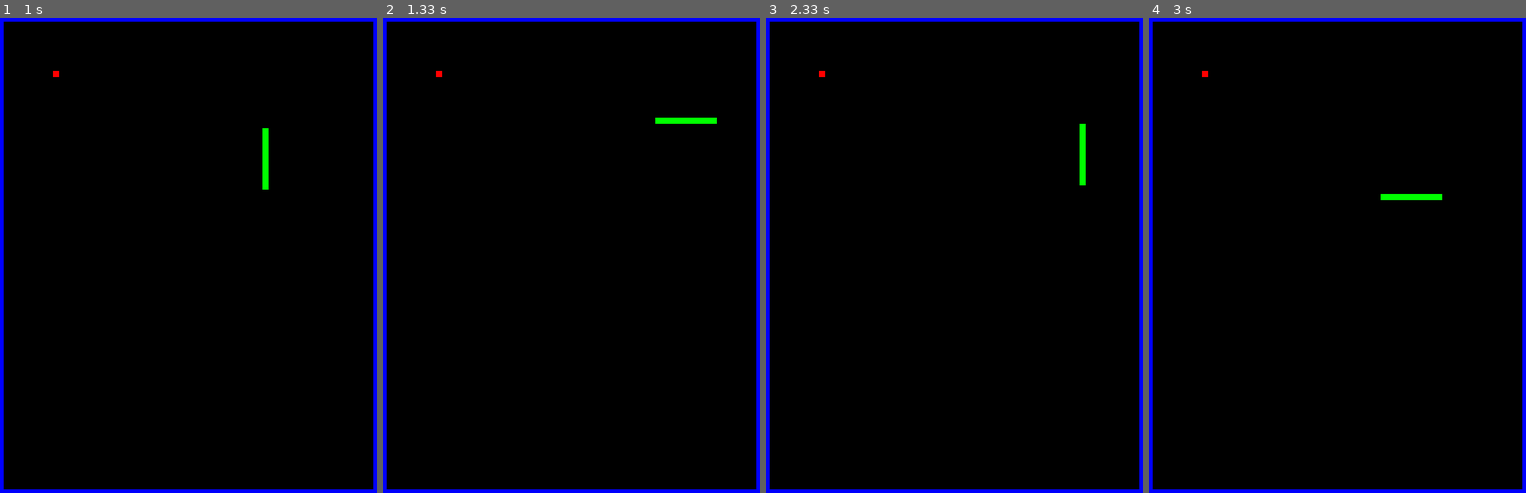
Above: before the commit, frames 1-4 (left to right).
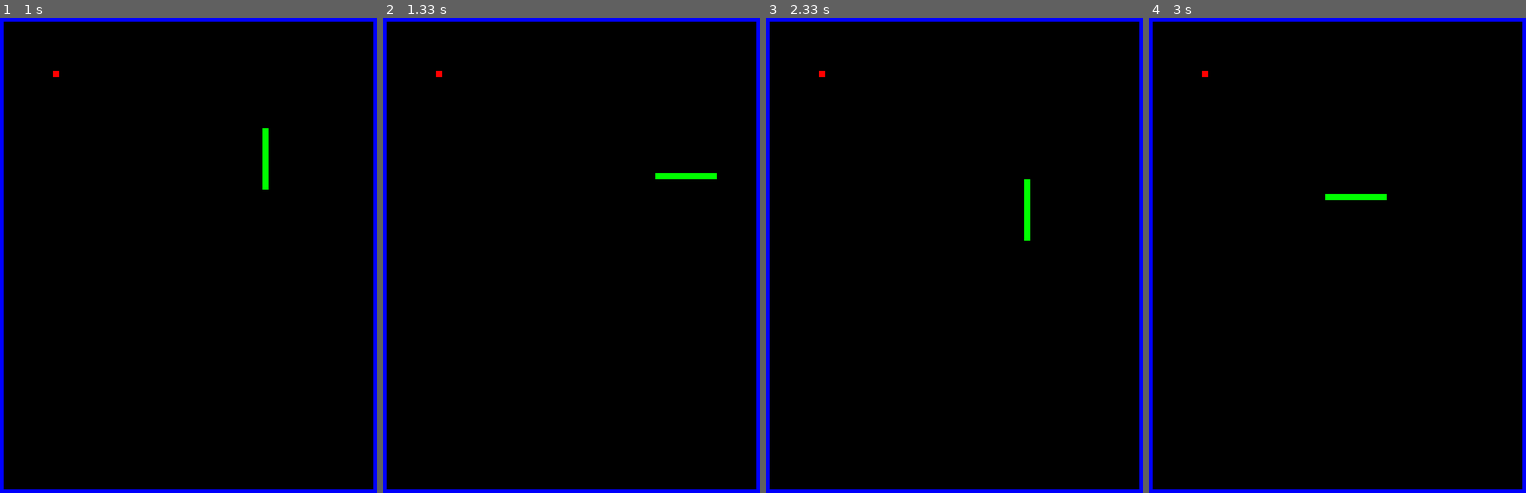
Above: after the commit, the same moments.

Repository: sd18spring/InteractiveProgramming
Game: pygame game, started from SnakeWithBoundary.py
The game is run twice, just before and just after one commit, with the same random seed, the same clock (stepped at 60 frames per second) and the same inputs.
Inputs:
- Up to frame 1 (1 s): hold Right 0.33-0.8 s; hold Up from 0.83 s (still down)
- Up to frame 2 (1.33 s): release Up at 1.13 s; hold Right from 1.17 s (still down)
- Up to frame 3 (2.33 s): release Right at 1.63 s; hold Left 1.67-2.2 s; hold Down from 2.23 s (still down)
- Up to frame 4 (3 s): release Down at 2.53 s; hold Left 2.57-2.97 s

Frame 1 is identical in both runs. In frame 2, 0.4% of the frame differs, in the area x 72-89%, y 20-34%; in frame 3, 0.4%; in frame 4, 0.4%.

Commit message:
Snake Project with Boundary

Diff:
--- a/SnakeWithBoundary.py
+++ b/SnakeWithBoundary.py
@@ -124,8 +124,8 @@
         if event.key == pygame.K_DOWN:
             if abs(self.model.Snake[-1].vy) == -.1:
                 return
-            if self.model.Snake[-1].vx == -.1:
-                self.model.Snake.reverse()
+            #if self.model.Snake[-1].vx == -.1:
+            #    self.model.Snake.reverse()
             while self.model.Snake[0].x != self.model.Snake[-1].x:
                 for i in range(len(self.model.Snake)-1):
                     self.model.Snake[i].x += self.model.Snake[i+1].x - self.model.Snake[i].x
@@ -142,8 +142,8 @@
         if event.key == pygame.K_LEFT:
             if abs(self.model.Snake[-1].vx) == -.1:
                 return
-            if self.model.Snake[-1].vy == .1:
-                self.model.Snake.reverse()
+            #if self.model.Snake[-1].vy == .1:
+            #    self.model.Snake.reverse()
             while self.model.Snake[0].y != self.model.Snake[-1].y:
                 for i in range(len(self.model.Snake)-1):
                     self.model.Snake[i].x += self.model.Snake[i+1].x - self.model.Snake[i].x
@@ -159,8 +159,8 @@
         if event.key == pygame.K_RIGHT:
             if abs(self.model.Snake[-1].vx) == -.1:
                 return
-            if self.model.Snake[-1].vy == -.1:
-                self.model.Snake.reverse()
+            #if self.model.Snake[-1].vy == -.1:
+            #    self.model.Snake.reverse()
             while self.model.Snake[0].y != self.model.Snake[-1].y:
                 for i in range(len(self.model.Snake)-1):
                     self.model.Snake[i].x += self.model.Snake[i+1].x - self.model.Snake[i].x
@@ -176,8 +176,8 @@
         if event.key == pygame.K_UP:
             if abs(self.model.Snake[-1].vy) == -.1:
                 return
-            if self.model.Snake[-1].vx == -.1:
-                self.model.Snake.reverse()
+            #if self.model.Snake[-1].vx == -.1:
+            #    self.model.Snake.reverse()
             while self.model.Snake[0].x != self.model.Snake[-1].x:
                 for i in range(len(self.model.Snake)-1):
                     self.model.Snake[i].x += self.model.Snake[i+1].x - self.model.Snake[i].x
